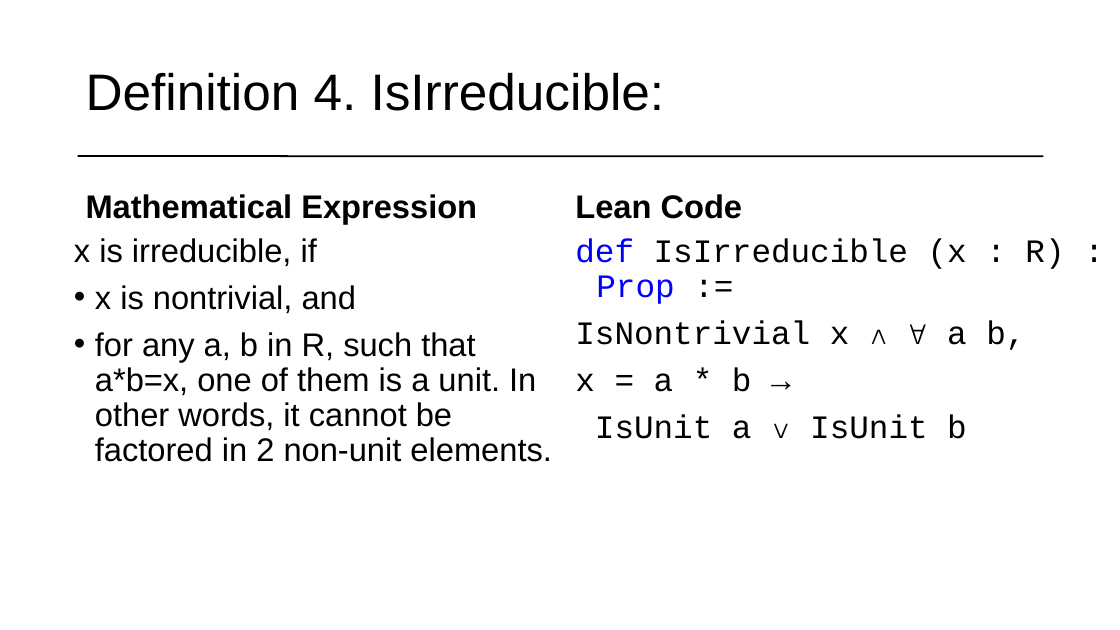
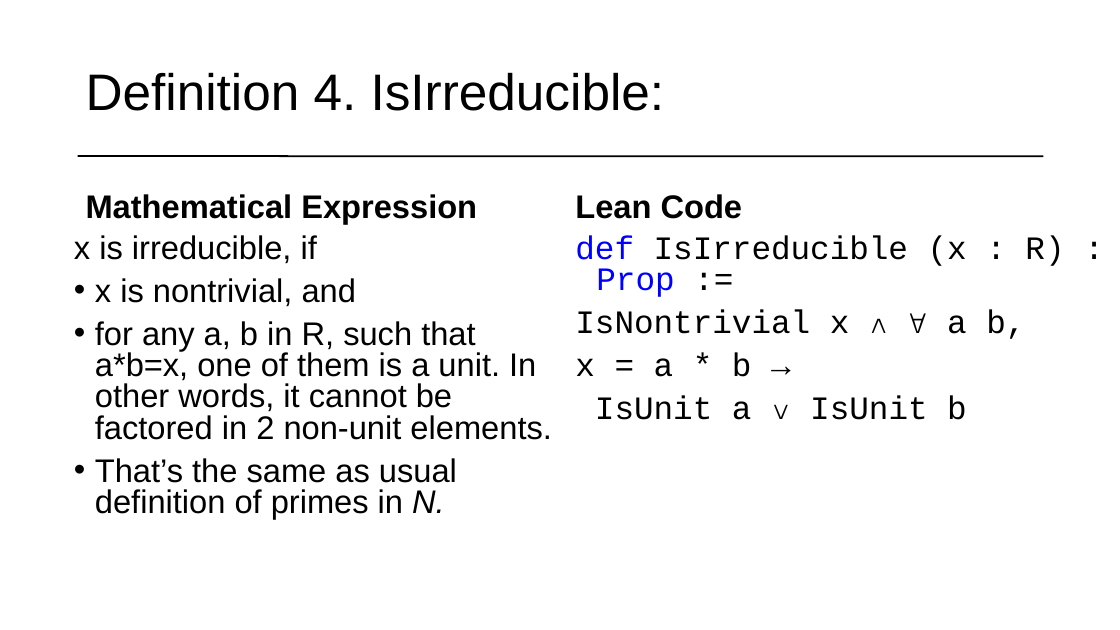
Before and after one commit to matematiflo/CompAssistedMath2024, a slide deck: slide 7 of Lean/Projects/06. Divisibility in rings (Algebra 1)/powerpoint/Lean Präsentation version 08.07.pptx. Drawn at 1120x630 pixels with LibreOffice and Linux fonts; fonts in the diff are those of the drawing. Boxes give left, top, right and bottom in pixels: in the first picture for what was removed or moved away, otherwise in the second. Text is boxed around its words. In the diff, an @@ line names an element or a change of style, - is before the commit and + after.

```diff
--- a/Lean/Projects/06. Divisibility in rings (Algebra 1)/powerpoint/Lean Präsentation version 08.07.pptx
+++ b/Lean/Projects/06. Divisibility in rings (Algebra 1)/powerpoint/Lean Präsentation version 08.07.pptx
@@ text at (x1=74, y1=235, x2=551, y2=440): line spacing 0.9 to 0.8 @@
@@ text "def IsIrreducible (x : R) ..." at (x1=575, y1=235, x2=1064, y2=420): line spacing 0.9 to 0.8 @@
@@ text at (x1=95, y1=458, x2=457, y2=519): paragraph added @@
+• That’s the same as usual definition of primes in N.
```
Also in this commit, not shown: 7 other slides changed, 4 slides added, 19 slides removed, 1 other file.
